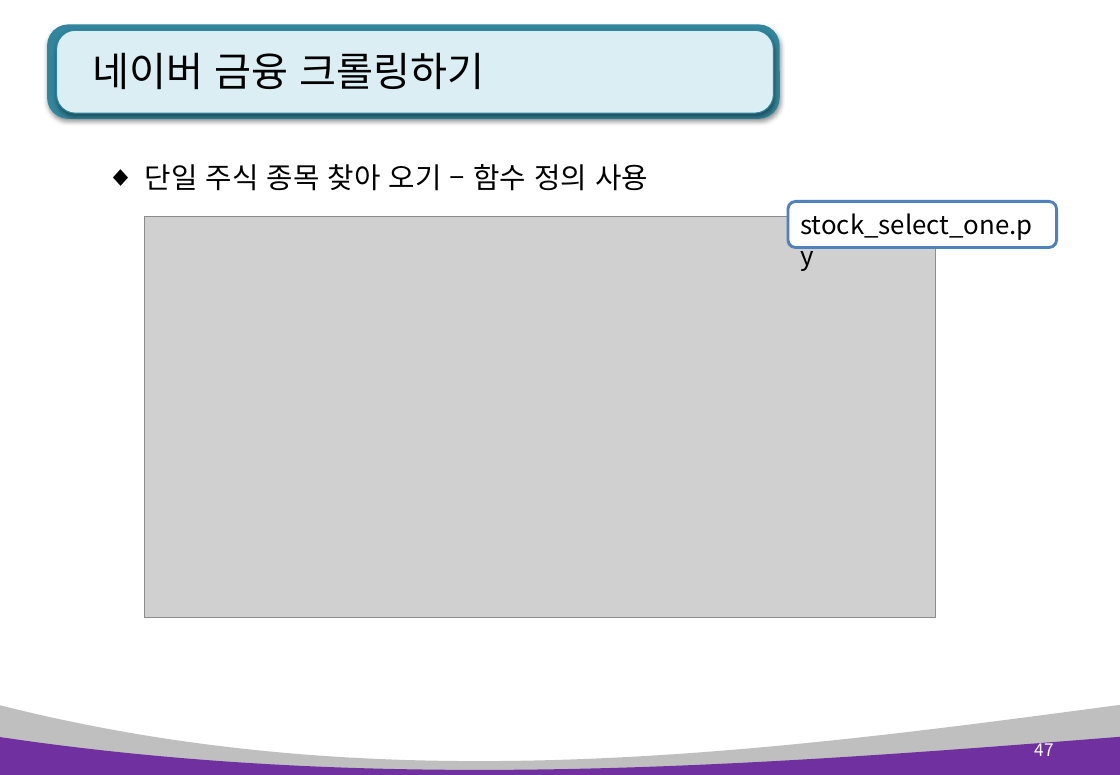
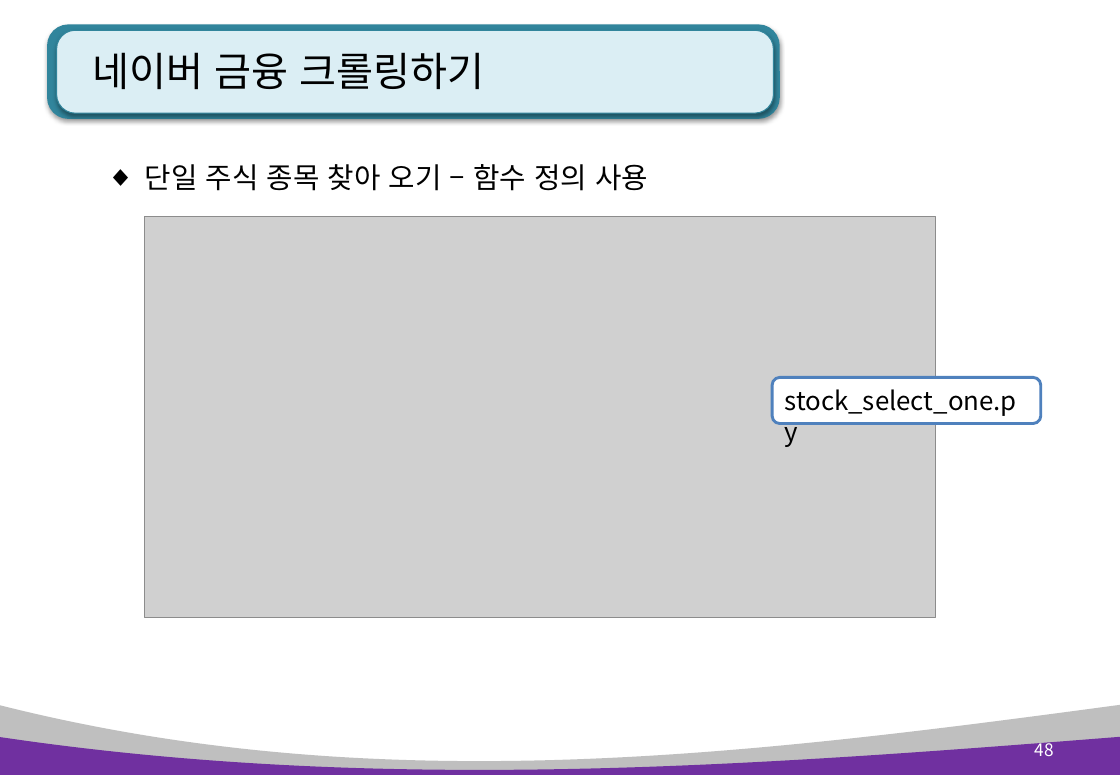
Before and after one commit to kiyongee2/green_project_web, a slide deck: slide 48 of python_ppt/Python 12장. 정규표현식과 웹 스크래핑.pptx (slide 47 before the commit). Drawn at 1120x775 pixels with LibreOffice and Linux fonts; fonts in the diff are those of the drawing; grey boxes stand for pictures. Boxes give left, top, right and bottom in pixels: in the first picture for what was removed or moved away, otherwise in the second. Text is boxed around its words. In the diff, an @@ line names an element or a change of style, - is before the commit and + after.

```diff
--- a/python_ppt/Python 12장. 정규표현식과 웹 스크래핑.pptx
+++ b/python_ppt/Python 12장. 정규표현식과 웹 스크래핑.pptx
@@ rounded rectangle "stock_select_one.py": place and size @@
-rounded rectangle "stock_select_one.py" at [788, 202, 1057, 248]
+rounded rectangle "stock_select_one.py" at [773, 377, 1041, 424]
@@ page number at [1034, 739, 1053, 756]: text changed @@
-47
+48
```
Also in this commit, not shown: 6 other slides changed, 1 slide added, 1 other file.
